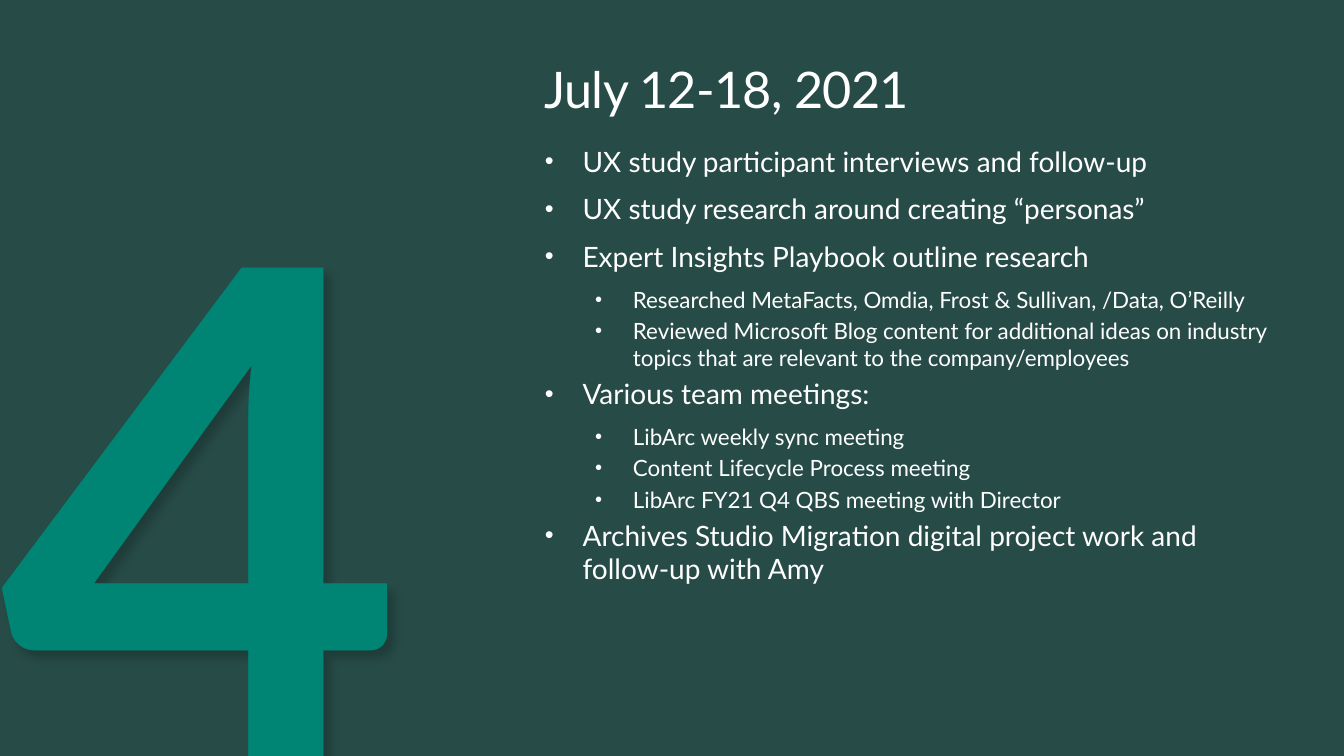
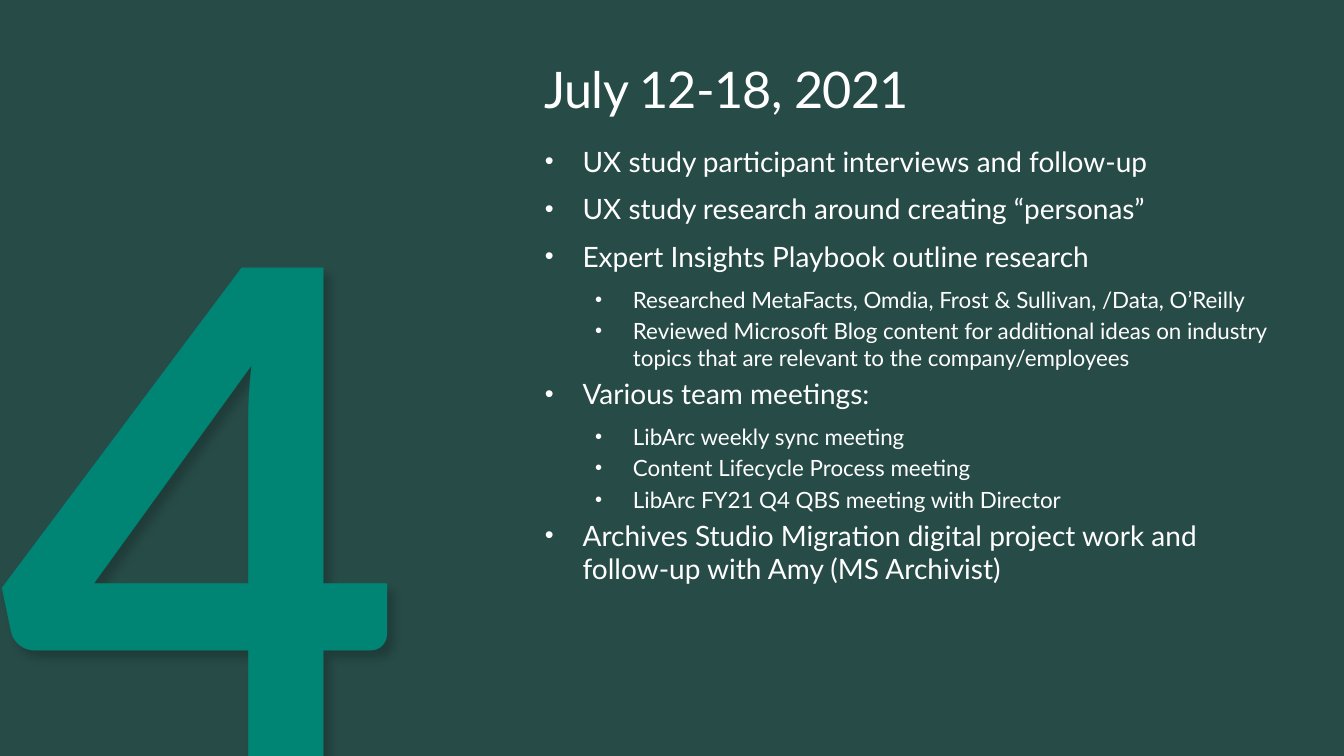
Before and after one commit to ewhinihan/dfw_mslibrary, a slide deck: slide 10 of DFW_MSLibraryArchives_WeeklyLearnings.pptx. Drawn at 1344x756 pixels with LibreOffice and Linux fonts; fonts in the diff are those of the drawing; background and template pictures are left out. Boxes give left, top, right and bottom in pixels: in the first picture for what was removed or moved away, otherwise in the second. Text is boxed around its words. In the diff, an @@ line names an element or a change of style, - is before the commit and + after.

```diff
--- a/DFW_MSLibraryArchives_WeeklyLearnings.pptx
+++ b/DFW_MSLibraryArchives_WeeklyLearnings.pptx
@@ text at (x1=583, y1=525, x2=1196, y2=584): text changed @@
-• Archives Studio Migration digital project work and follow-up with Amy
+• Archives Studio Migration digital project work and follow-up with Amy (MS Archivist)
```
Also in this commit, not shown: 10 other slides changed, 1 slide added, 1 slide removed.
